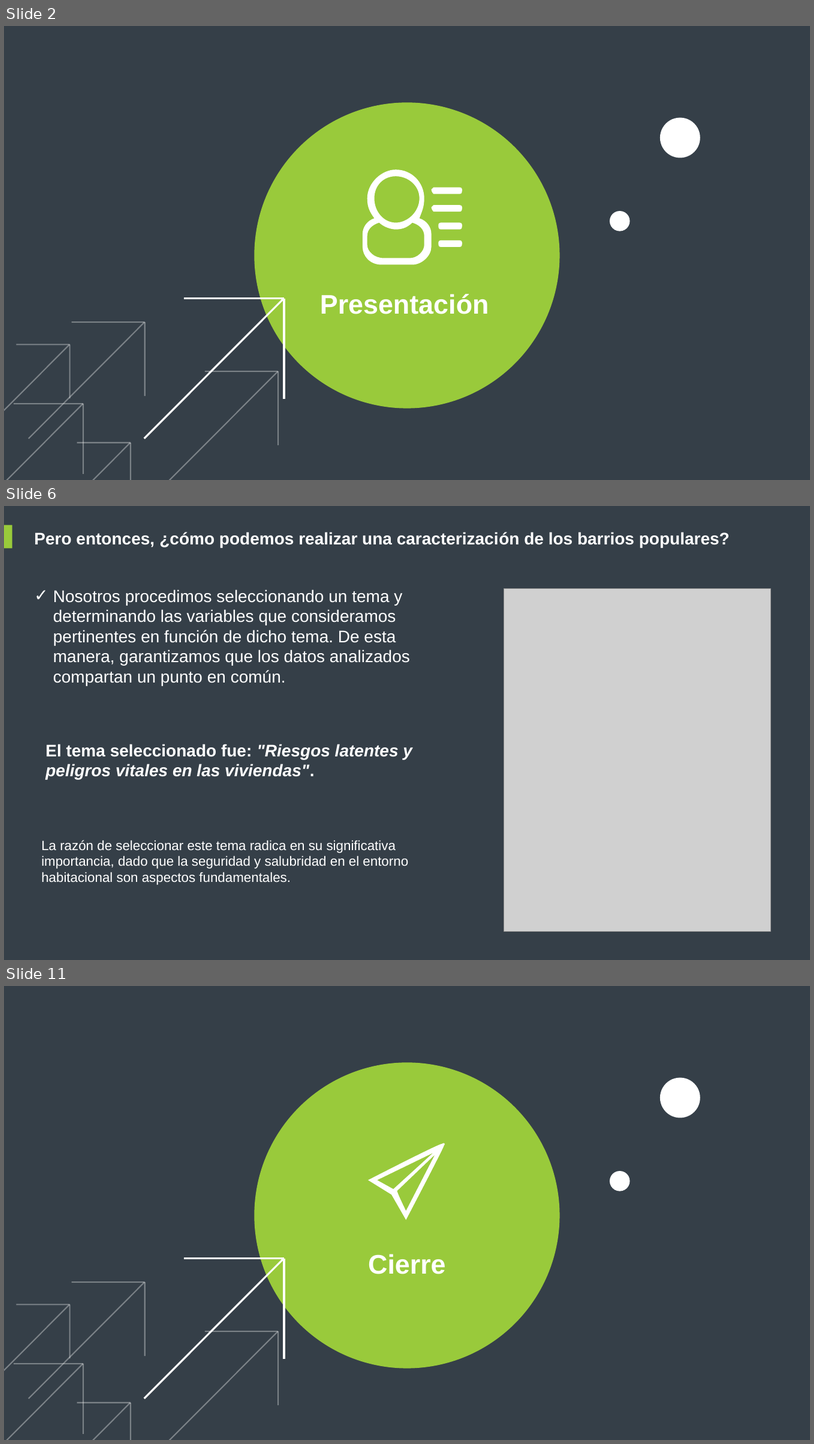
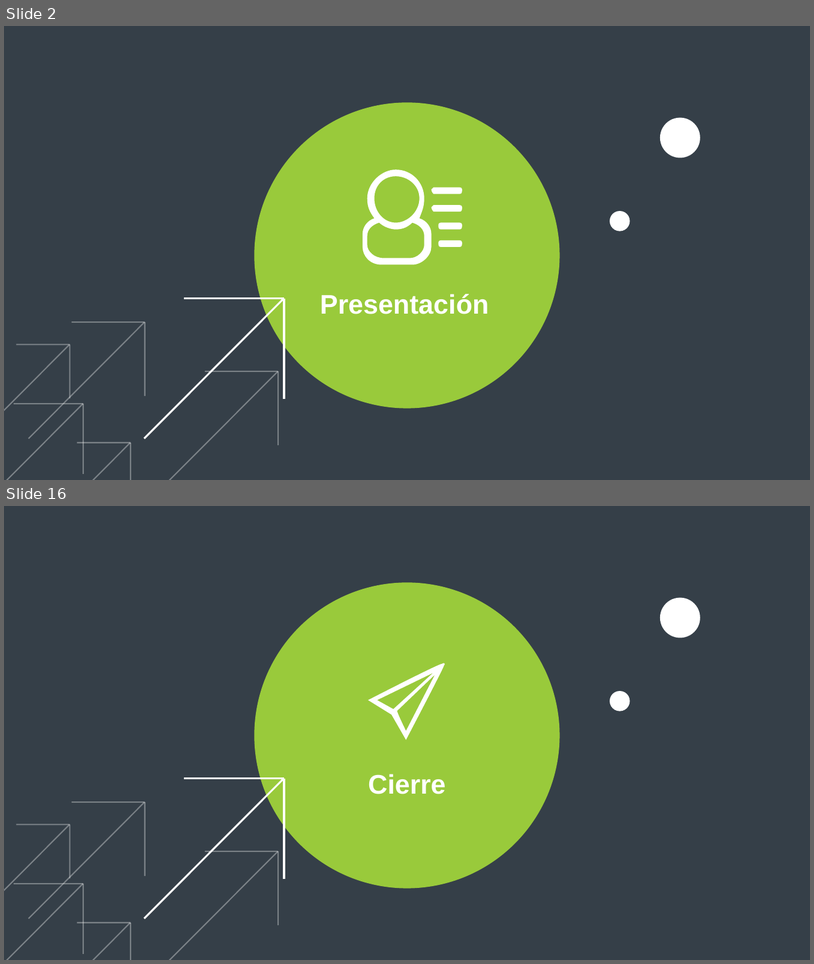
Before and after one commit to fasiluva/TP12024-Grupo13, a slide deck: Valentin Sosa/assert/video1.pptx. Shown one above the other, each under a label of ours: slides 2, 6 and 11 before the commit, slides 2 and 16 after it; the slides between them are not shown. The pictures are 814x1444 and 814x964 pixels, drawn with LibreOffice and Linux fonts; fonts in the diff are those of the drawing; grey boxes stand for pictures. Boxes give left, top, right and bottom in pixels: in the first picture for what was removed or moved away, otherwise in the second. Text is boxed around its words. In the diff, an @@ line names an element or a change of style, - is before the commit and + after.

```diff
--- a/Valentin Sosa/assert/video1.pptx
+++ b/Valentin Sosa/assert/video1.pptx
@@ slide 6 removed at (4,506,810,960), background #353F48 @@
@@ rectangle removed at (4,525,12,549) @@
@@ text removed at (34,532,730,547) @@
-Pero entonces, ¿cómo podemos realizar una caracterización de los barrios populares?
@@ text removed at (53,589,410,685) @@
-✓ Nosotros procedimos seleccionando un tema y determinando las variables que consideramos pertinentes en función de dicho tema. De esta manera, garantizamos que los datos analizados compartan un punto en común.
@@ picture removed at (504,589,771,931) @@
@@ text removed at (45,744,413,780) @@
-El tema seleccionado fue: "Riesgos latentes y peligros vitales en las viviendas".
@@ text removed at (41,840,408,885) @@
-La razón de seleccionar este tema radica en su significativa importancia, dado que la seguridad y salubridad en el entorno habitacional son aspectos fundamentales.
@@ what was slide 11 is now slide 16 @@
```
Also in this commit, not shown: 2 slides changed, 13 slides added, 7 other slides removed, 2 other files.
